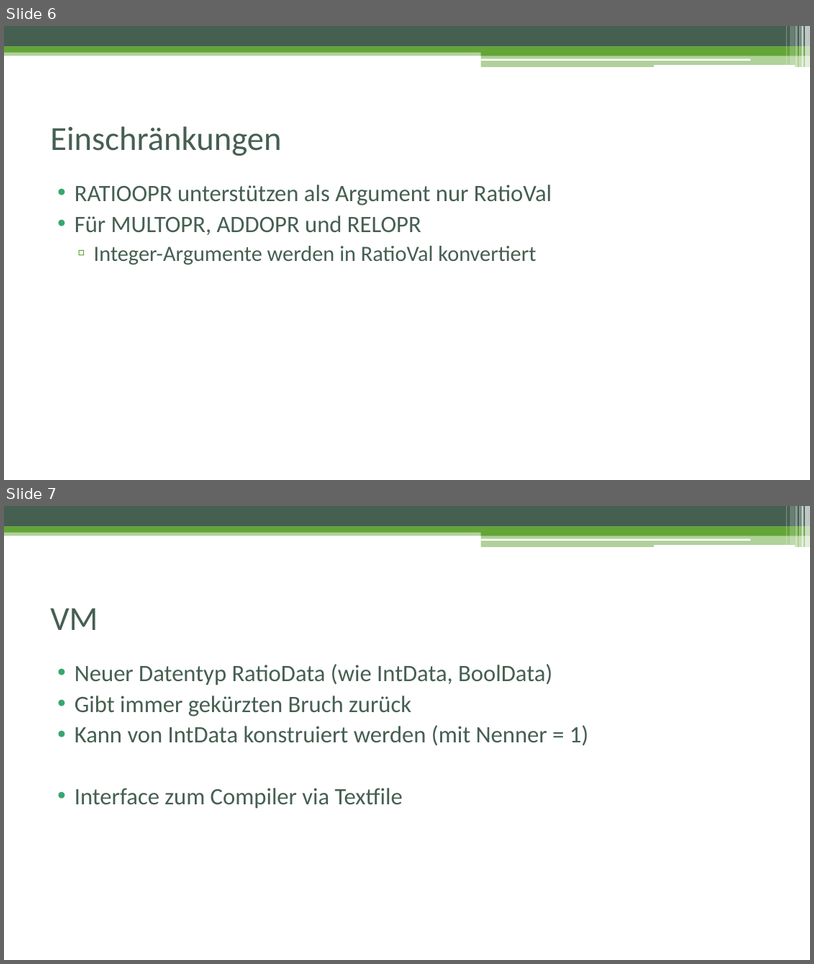
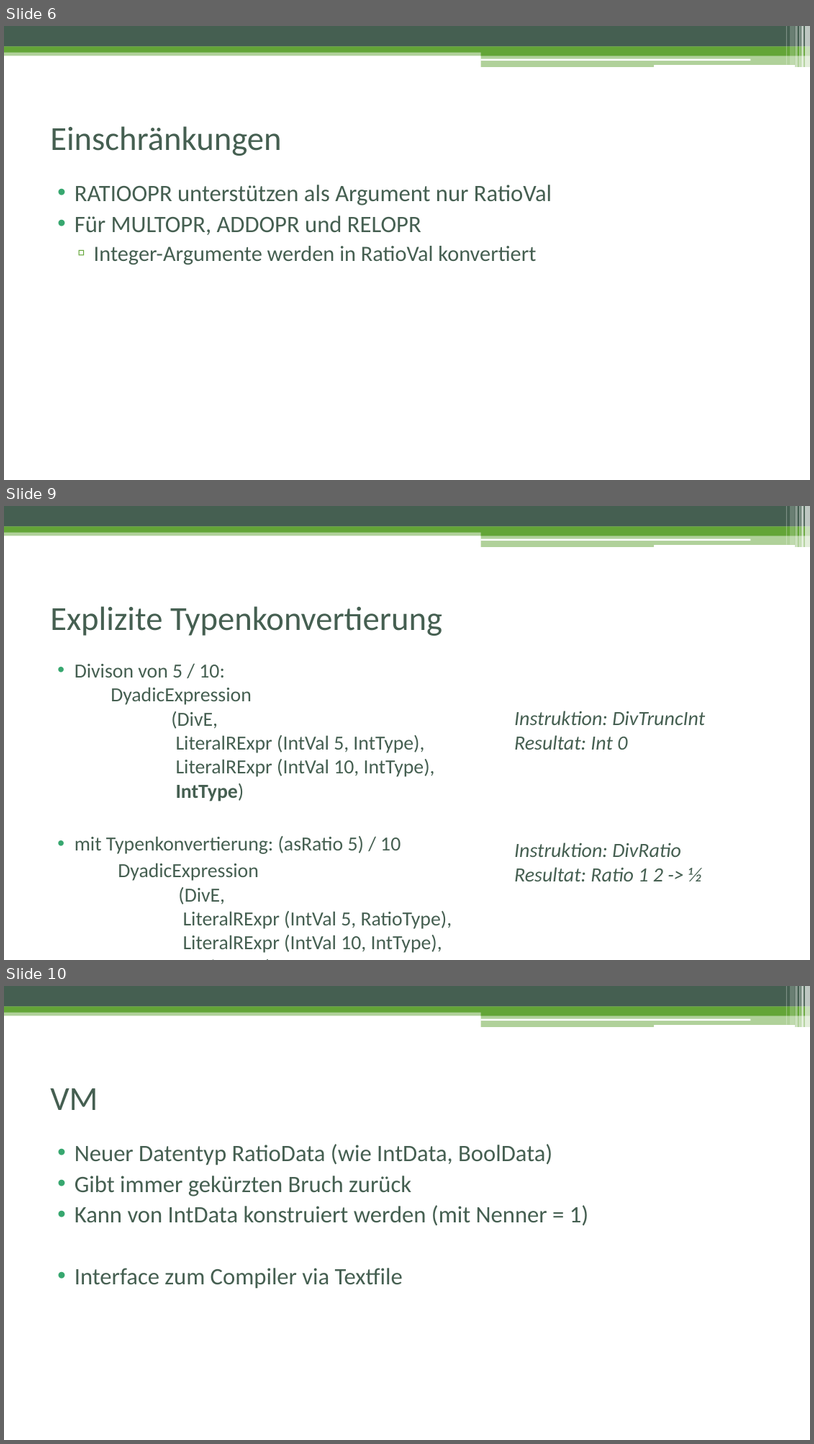
Before and after one commit to cguedel/fhnw-cpib, a slide deck: docs/Präsentation_Schlussbericht.pptx. Shown one above the other, each under a label of ours: slides 6 and 7 before the commit, slides 6, 9 and 10 after it; the slides between them are not shown. The pictures are 814x964 and 814x1444 pixels, drawn with LibreOffice and Linux fonts; fonts in the diff are those of the drawing. Boxes give left, top, right and bottom in pixels: in the first picture for what was removed or moved away, otherwise in the second. Text is boxed around its words. In the diff, an @@ line names an element or a change of style, - is before the commit and + after.

```diff
--- a/docs/Präsentation_Schlussbericht.pptx
+++ b/docs/Präsentation_Schlussbericht.pptx
@@ slide 9 added at (x1=4, y1=506, x2=810, y2=960), background #FFFFFF; not listed: 13 template elements that a slide beside it also shows @@
@@ title added at (x1=50, y1=606, x2=442, y2=636), 40 pt, text #455F51 @@
+Explizite Typenkonvertierung
@@ text added at (x1=75, y1=664, x2=453, y2=952), 23.8 pt, text #455F51 @@
+• Divison von 5 / 10:
+  DyadicExpression
+  (DivE,
+  LiteralRExpr (IntVal 5, IntType),
+  LiteralRExpr (IntVal 10, IntType),
+  IntType)
+• mit Typenkonvertierung: (asRatio 5) / 10
+DyadicExpression
+(DivE,
+LiteralRExpr (IntVal 5, RatioType),
+LiteralRExpr (IntVal 10, IntType),
+RatioType)
@@ text added at (x1=514, y1=710, x2=705, y2=749), 24 pt, text #455F51, italic @@
+Instruktion: DivTruncInt
+Resultat: Int 0
@@ text added at (x1=514, y1=842, x2=702, y2=881), 24 pt, text #455F51, italic @@
+Instruktion: DivRatio
+Resultat: Ratio 1 2 -> ½
@@ what was slide 7 is now slide 10 @@
```
Also in this commit, not shown: 1 slide changed, 2 other slides added, 2 other files.
